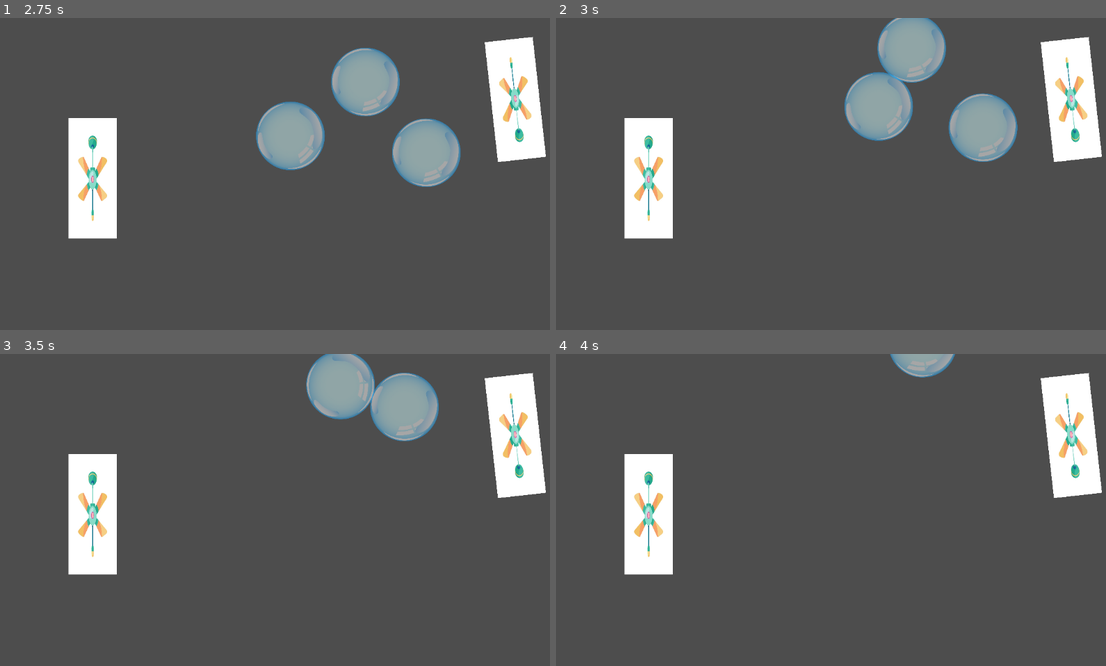
Above: before the commit, frames 1-4 (two rows, left to right).
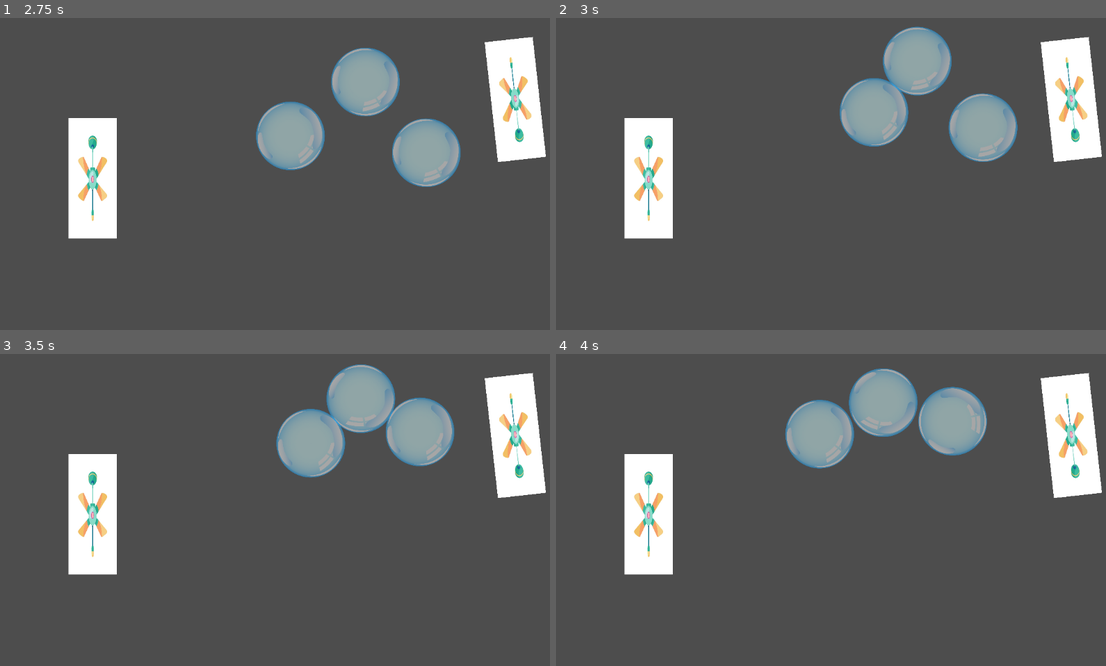
Above: after the commit, the same moments.

Repository: Calandir/ggj-2025
Game: Godot game, scene res://Scenes/example_scene.tscn
The game is run twice, just before and just after one commit, with the same random seed, the same clock (stepped at 60 frames per second) and the same inputs.
Inputs:
- Up to frame 1 (2.75 s): no input
- Up to frame 2 (3 s): no input
- Up to frame 3 (3.5 s): no input
- Up to frame 4 (4 s): no input

Frame 1 is identical in both runs. In frame 2, 2.4% of the frame differs, in the area x 51-72%, y 0-42%; in frame 3, 6.2%; in frame 4, 7.2%, in the area x 41-79%, y 0-37%.

Commit message:
Make scenes for fan and bubble

Diff:
--- /dev/null
+++ b/Scenes/Bubble.tscn
@@ -0,0 +1,19 @@
+[gd_scene load_steps=3 format=3 uid="uid://dthq8fdiqs16e"]
+
+[ext_resource type="Texture2D" uid="uid://6oyk5sviab1c" path="res://Art/bubble-temp-art.png" id="1_ffkyn"]
+
+[sub_resource type="CircleShape2D" id="CircleShape2D_0wiy4"]
+radius = 70.0
+
+[node name="Bubble0_RigidBody2D" type="RigidBody2D"]
+position = Vector2(-1, 180)
+mass = 0.1
+gravity_scale = -0.1
+
+[node name="CollisionShape2D" type="CollisionShape2D" parent="."]
+shape = SubResource("CircleShape2D_0wiy4")
+debug_color = Color(0.0156863, 0.592157, 0.745098, 0.611765)
+
+[node name="Sprite2D" type="Sprite2D" parent="CollisionShape2D"]
+scale = Vector2(0.16, 0.16)
+texture = ExtResource("1_ffkyn")
--- /dev/null
+++ b/Scenes/Fan.tscn
@@ -0,0 +1,22 @@
+[gd_scene load_steps=4 format=3 uid="uid://bww2ytek0n024"]
+
+[ext_resource type="Script" path="res://Scenes/fan.gd" id="1_cdjk6"]
+[ext_resource type="Texture2D" uid="uid://uehfqq46wyvw" path="res://Art/fan-temp-art.jpg" id="2_dnb1t"]
+
+[sub_resource type="RectangleShape2D" id="RectangleShape2D_yoh48"]
+size = Vector2(417.25, 115.25)
+
+[node name="Fan0_Area2D" type="Area2D"]
+position = Vector2(-141, 9)
+script = ExtResource("1_cdjk6")
+
+[node name="CollisionShape2D" type="CollisionShape2D" parent="."]
+shape = SubResource("RectangleShape2D_yoh48")
+
+[node name="Sprite2D" type="Sprite2D" parent="."]
+position = Vector2(-243, 0)
+scale = Vector2(0.16, 0.4)
+texture = ExtResource("2_dnb1t")
+
+[connection signal="body_entered" from="." to="." method="_on_Area2D_body_entered"]
+[connection signal="body_exited" from="." to="." method="_on_Area2D_body_exited"]
--- a/Scenes/example_scene.tscn
+++ b/Scenes/example_scene.tscn
@@ -9,6 +9,12 @@
 
 [sub_resource type="RectangleShape2D" id="RectangleShape2D_yoh48"]
 size = Vector2(417.25, 115.25)
+
+[sub_resource type="PhysicsMaterial" id="PhysicsMaterial_i8nin"]
+bounce = 100.0
+
+[sub_resource type="RectangleShape2D" id="RectangleShape2D_la6x1"]
+size = Vector2(1199, 22)
 
 [node name="MainScene" type="Node2D"]
 
@@ -78,6 +84,14 @@
 scale = Vector2(0.16, 0.4)
 texture = ExtResource("3_min3g")
 
+[node name="StaticBody2D" type="StaticBody2D" parent="."]
+position = Vector2(-602, -329)
+physics_material_override = SubResource("PhysicsMaterial_i8nin")
+
+[node name="CollisionShape2D" type="CollisionShape2D" parent="StaticBody2D"]
+position = Vector2(586.5, 7)
+shape = SubResource("RectangleShape2D_la6x1")
+
 [connection signal="body_entered" from="Fan0_Area2D" to="Fan0_Area2D" method="_on_Area2D_body_entered"]
 [connection signal="body_exited" from="Fan0_Area2D" to="Fan0_Area2D" method="_on_Area2D_body_exited"]
 [connection signal="body_entered" from="Fan1_Area2D" to="Fan1_Area2D" method="_on_Area2D_body_entered"]
Not shown, added: Art/bubble_01.png.import
Not shown, added: Art/bubble_02.png.import
Not shown, added: Art/bubble_03.png.import
Not shown: 1 places in Scenes/example_scene.tscn that only renumber resources
